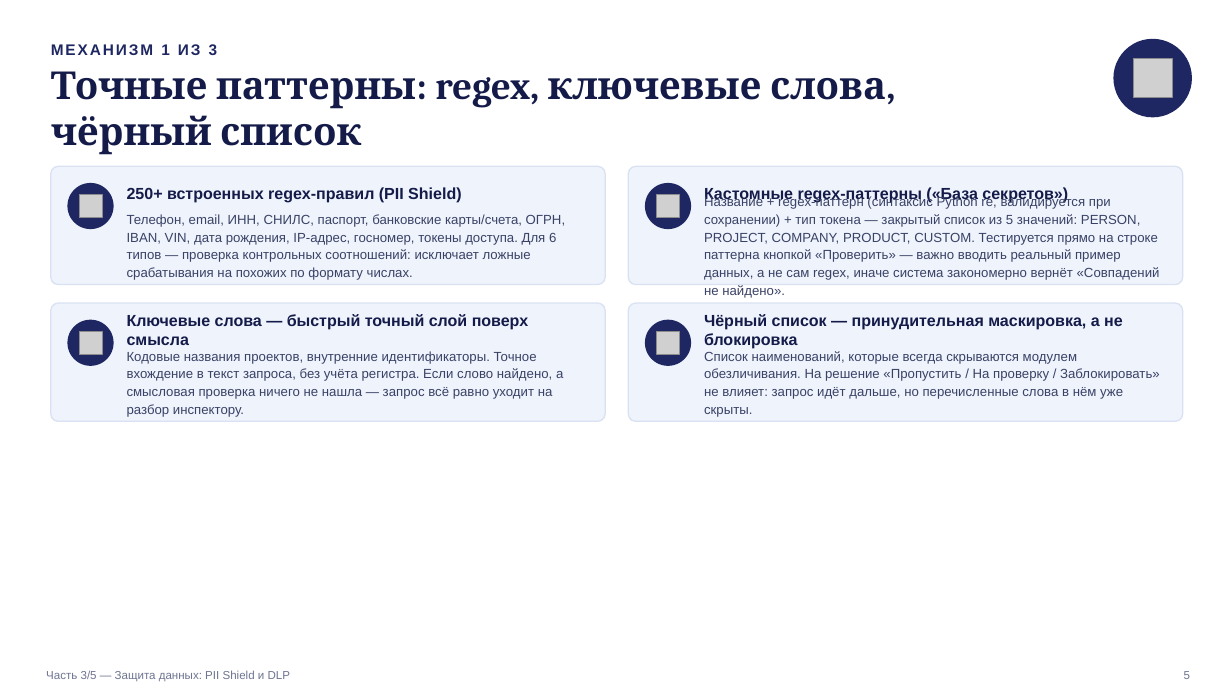
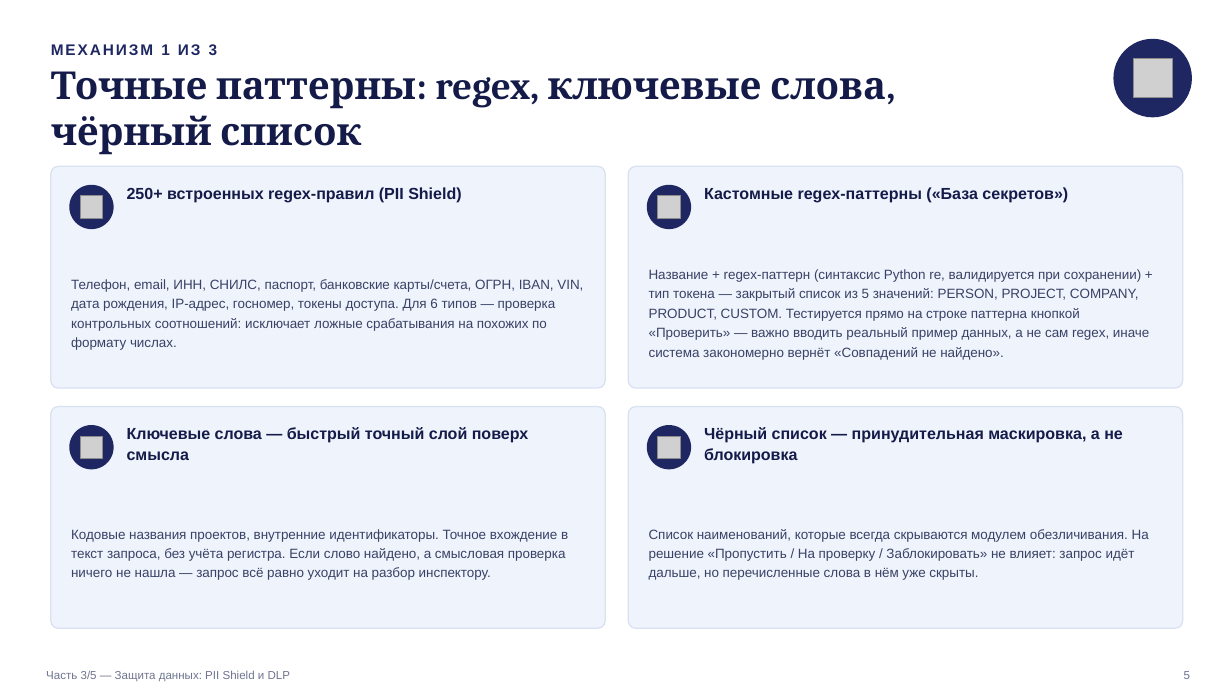
Before and after one commit to vladilslavandrosov-prog/job-RAG, a slide deck: slide 5 of docs/presentations/03-zaschita-dannyh-pii-dlp.pptx. Drawn at 1232x693 pixels with LibreOffice and Linux fonts; fonts in the diff are those of the drawing; grey boxes stand for pictures. Boxes give left, top, right and bottom in pixels: in the first picture for what was removed or moved away, otherwise in the second. Text is boxed around its words. In the diff, an @@ line names an element or a change of style, - is before the commit and + after.

```diff
--- a/docs/presentations/03-zaschita-dannyh-pii-dlp.pptx
+++ b/docs/presentations/03-zaschita-dannyh-pii-dlp.pptx
@@ rounded rectangle resized from (x1=51, y1=166, x2=605, y2=285) to (x1=51, y1=166, x2=605, y2=388) @@
@@ rounded rectangle resized from (x1=628, y1=166, x2=1183, y2=285) to (x1=628, y1=166, x2=1183, y2=388) @@
@@ text "Телефон, email, ИНН, СНИЛС, паспорт, ..." moved from (x1=127, y1=214, x2=565, y2=280) to (x1=71, y1=279, x2=583, y2=350) @@
@@ text "Название + regex-паттерн (синтаксис Python ..." moved from (x1=704, y1=196, x2=1160, y2=298) to (x1=649, y1=269, x2=1149, y2=360) @@
@@ proportions changed in 4 elements at (x1=51, y1=166, x2=605, y2=388), (x1=628, y1=166, x2=1183, y2=388), (x1=628, y1=407, x2=1183, y2=628), (x1=51, y1=407, x2=605, y2=628) @@
@@ rounded rectangle resized from (x1=51, y1=303, x2=605, y2=421) to (x1=51, y1=407, x2=605, y2=628) @@
@@ rounded rectangle resized from (x1=628, y1=303, x2=1183, y2=421) to (x1=628, y1=407, x2=1183, y2=628) @@
@@ text "Ключевые слова — быстрый точный ..." moved from (x1=127, y1=314, x2=529, y2=345) to (x1=127, y1=427, x2=529, y2=460) @@
@@ 2 pictures, 2 ellipses moved together from (x1=67, y1=320, x2=691, y2=366) to (x1=69, y1=425, x2=691, y2=470) @@
@@ line spacing 1 to 1.1; vertical alignment middle to top in 4 elements at (x1=127, y1=187, x2=461, y2=203), (x1=704, y1=187, x2=1068, y2=203), (x1=127, y1=427, x2=529, y2=460), (x1=704, y1=427, x2=1123, y2=464) @@
@@ text "Чёрный список — принудительная маскировка, ..." moved from (x1=704, y1=314, x2=1123, y2=349) to (x1=704, y1=427, x2=1123, y2=464) @@
@@ text "Кодовые названия проектов, внутренние идентификаторы. ..." moved from (x1=127, y1=351, x2=563, y2=417) to (x1=71, y1=529, x2=568, y2=580) @@
@@ size 10.3 to 10.5 pt; line spacing 1.12 to 1.2 in 4 elements at (x1=71, y1=279, x2=583, y2=350), (x1=649, y1=269, x2=1149, y2=360), (x1=71, y1=529, x2=568, y2=580), (x1=649, y1=529, x2=1149, y2=580) @@
@@ text "Список наименований, которые всегда скрываются ..." moved from (x1=704, y1=351, x2=1160, y2=417) to (x1=649, y1=529, x2=1149, y2=580) @@
```
